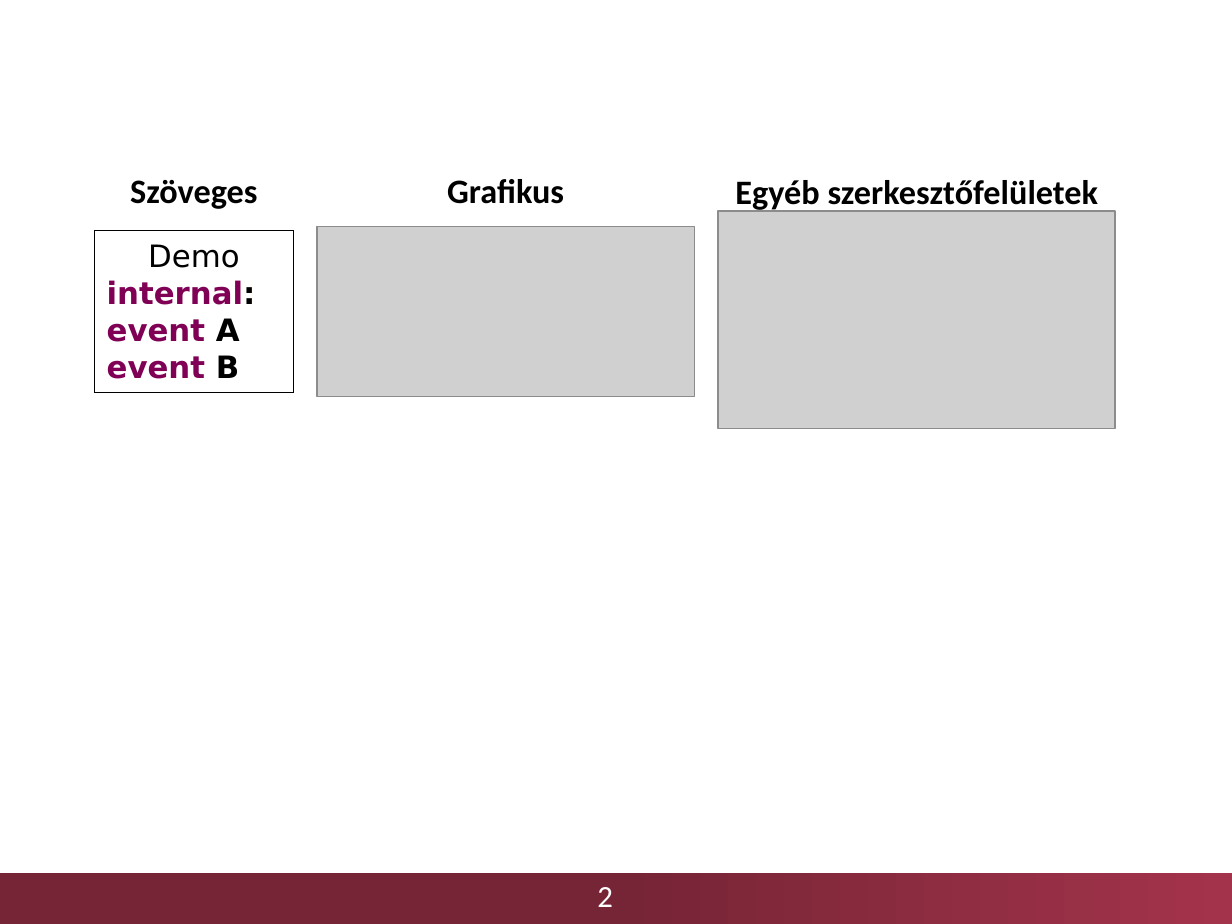
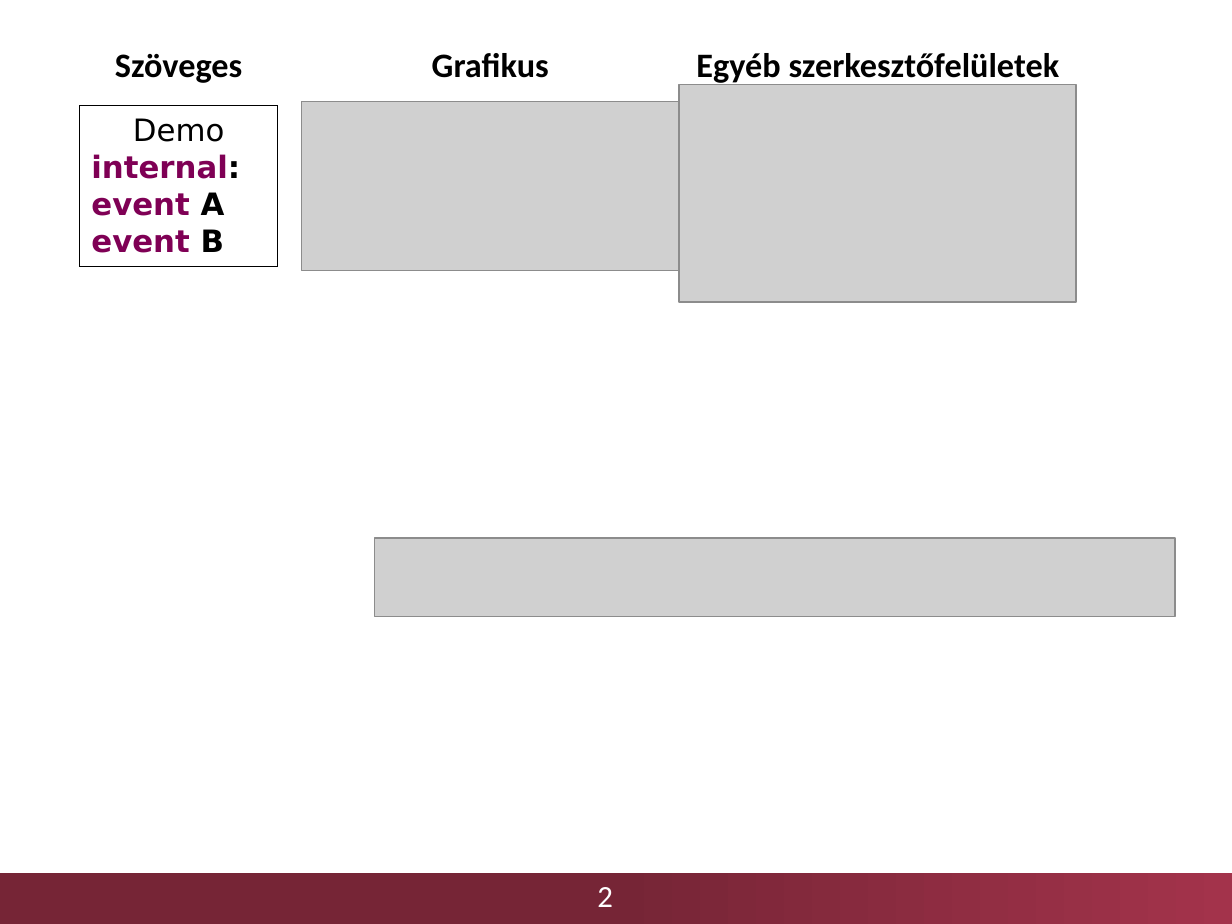
Before and after one commit to lezsakdomi/remo-jegyzet, a slide deck: slide 2 of kodgeneralas/figures/figs.pptx. Drawn at 1232x924 pixels with LibreOffice and Linux fonts; fonts in the diff are those of the drawing; grey boxes stand for pictures; background and template pictures are left out. Boxes give left, top, right and bottom in pixels: in the first picture for what was removed or moved away, otherwise in the second. Text is boxed around its words. In the diff, an @@ line names an element or a change of style, - is before the commit and + after.

```diff
--- a/kodgeneralas/figures/figs.pptx
+++ b/kodgeneralas/figures/figs.pptx
@@ 2 texts, 1 picture, 1 rectangle: place and size @@
-2 texts, 1 picture, 1 rectangle at bbox=[95, 179, 694, 395]
+2 texts, 1 picture, 1 rectangle at bbox=[79, 53, 679, 270]
@@ 1 picture, 1 text, 1 rectangle: place and size @@
-1 picture, 1 text, 1 rectangle at bbox=[718, 180, 1115, 428]
+1 picture, 1 text, 1 rectangle at bbox=[679, 53, 1076, 302]
@@ picture added at bbox=[375, 538, 1175, 617] @@
```
Also in this commit, not shown: 1 other slide changed, 4 other files.
